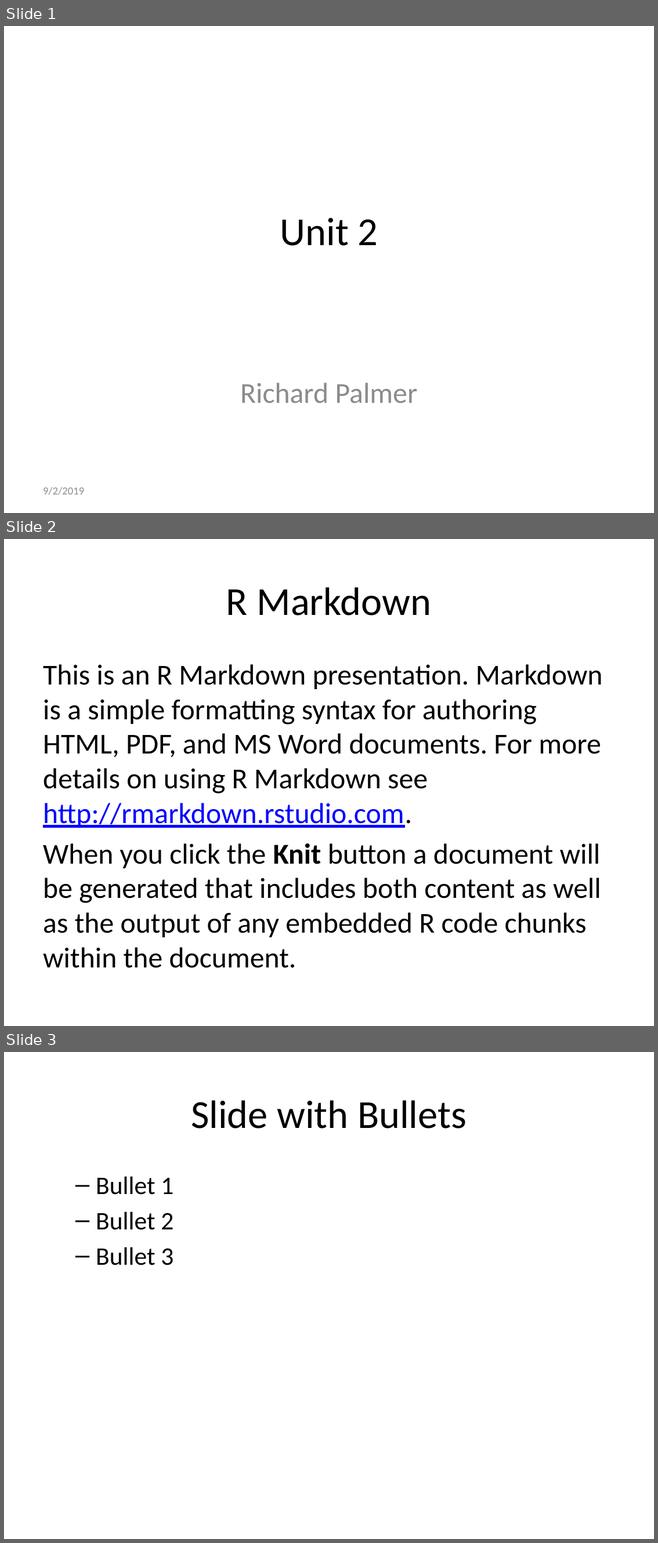
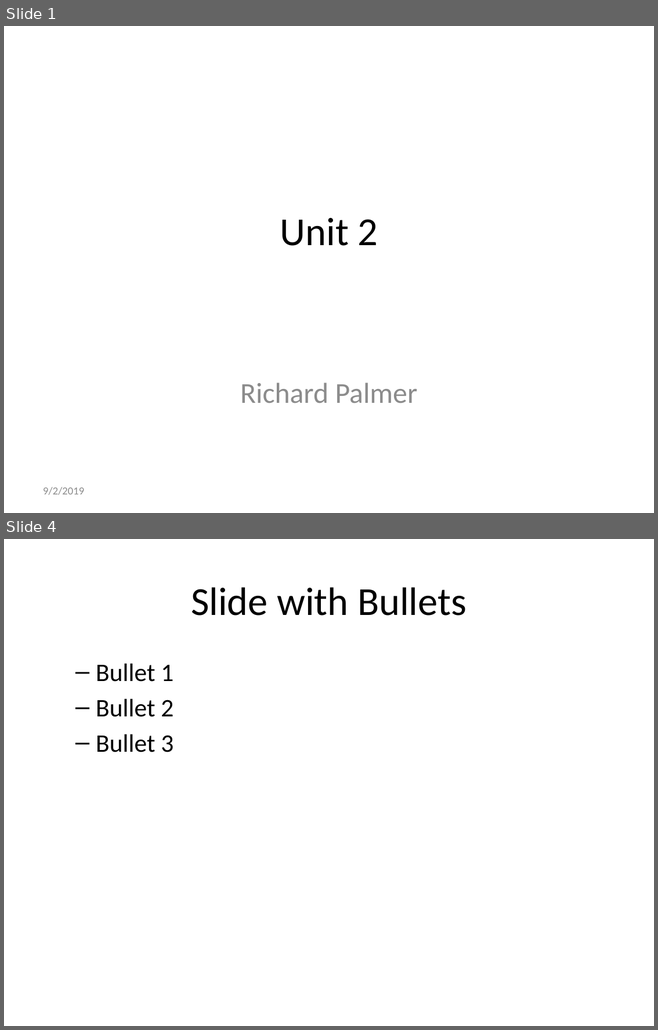
Before and after one commit to rmpalmer/MDS-6306-Doing-Data-Science-Fall-2019, a slide deck: Unit 2/Richard_Palmer_LiveSession_2.pptx. Shown one above the other, each under a label of ours: slides 1, 2 and 3 before the commit, slides 1 and 4 after it; the slides between them are not shown. The pictures are 658x1543 and 658x1030 pixels, drawn with LibreOffice and Linux fonts; fonts in the diff are those of the drawing. Boxes give left, top, right and bottom in pixels: in the first picture for what was removed or moved away, otherwise in the second. Text is boxed around its words. In the diff, an @@ line names an element or a change of style, - is before the commit and + after.

```diff
--- a/Unit 2/Richard_Palmer_LiveSession_2.pptx
+++ b/Unit 2/Richard_Palmer_LiveSession_2.pptx
@@ slide 2 removed at (x1=4, y1=539, x2=654, y2=1026), background #FFFFFF @@
@@ title removed at (x1=226, y1=587, x2=431, y2=616) @@
-R Markdown
@@ text removed at (x1=43, y1=664, x2=603, y2=968) @@
-This is an R Markdown presentation. Markdown is a simple formatting syntax for authoring HTML, PDF, and MS Word documents. For more details on using R Markdown see http://rmarkdown.rstudio.com.
-When you click the Knit button a document will be generated that includes both content as well as the output of any embedded R code chunks within the document.
@@ what was slide 3 is now slide 4 @@
```
Also in this commit, not shown: 2 slides added, 1 other file.
